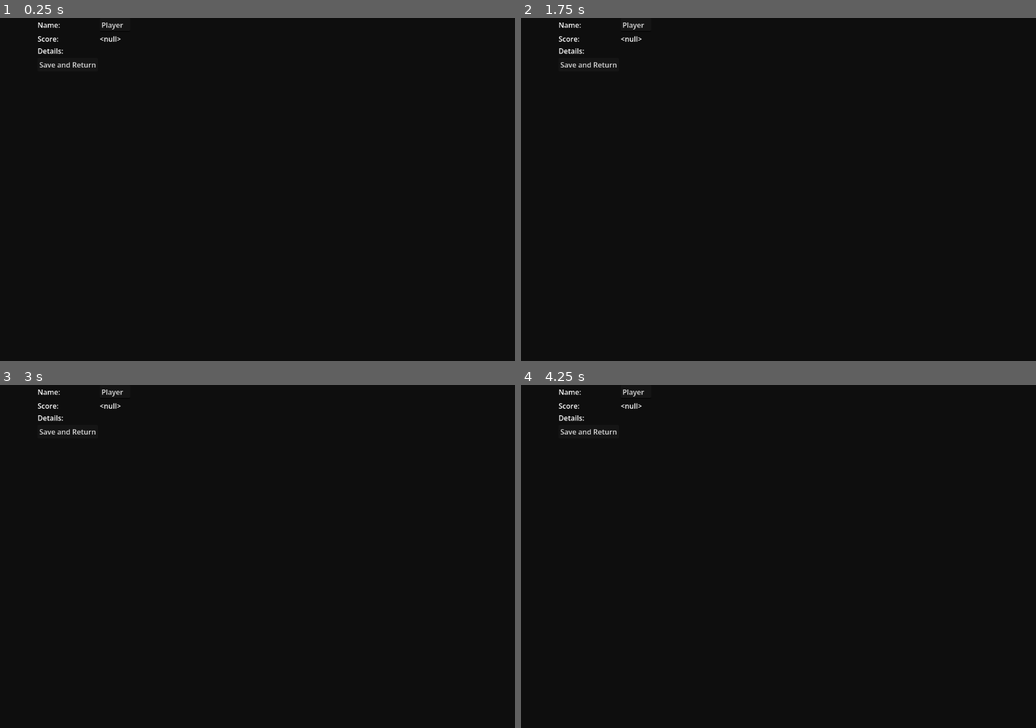
Above: before the commit, frames 1-4 (two rows, left to right).
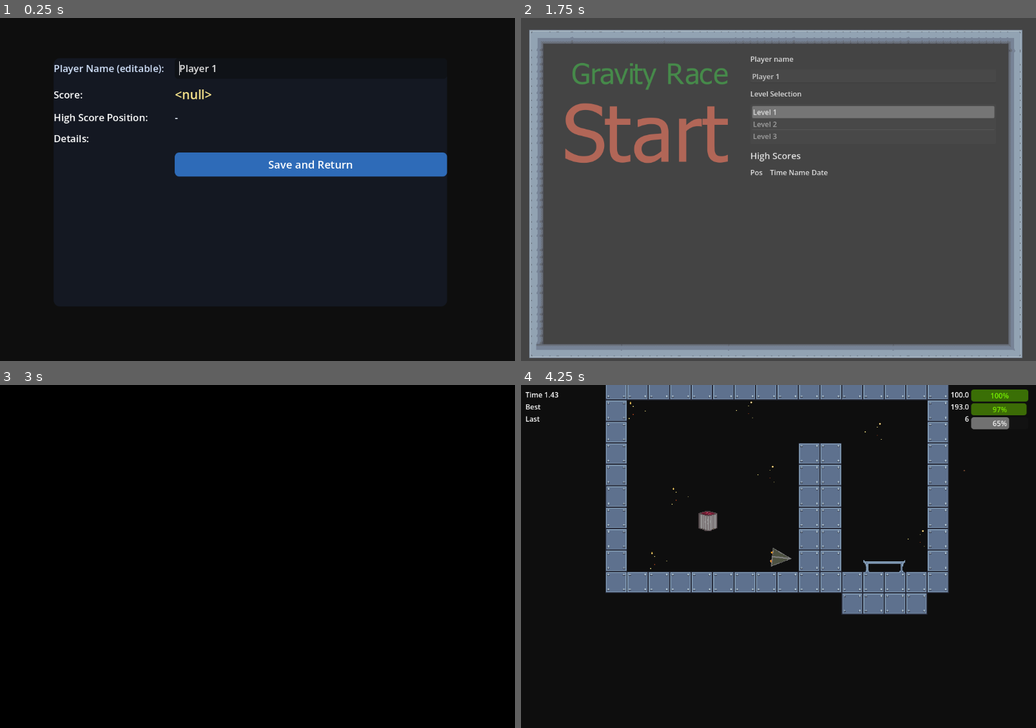
Above: after the commit, the same moments.

Repository: jacksondk/GravityRace
Game: Godot game, scene res://UIScenes/score.tscn
The game is run twice, just before and just after one commit, with the same random seed, the same clock (stepped at 60 frames per second) and the same inputs. This scene is started directly instead of the project's main scene.
Inputs (mouse positions are in pixels of both pictures, inside the frame that each line leads up to):
- Up to frame 1 (0.25 s): no input
- Up to frame 2 (1.75 s): tap Enter (ui_accept) at 0.5, 0.77, 1.52 s; hold Right (ui_right) 0.53-1.28 s; hold Down (ui_down) from 1.28 s (still down)
- Up to frame 3 (3 s): release Down (ui_down) at 2 s; click (128, 501) at 2.02 s; tap Enter (ui_accept) at 2.75 s; hold Right (ui_right) from 2.78 s (still down)
- Up to frame 4 (4.25 s): release Right (ui_right) at 3.53 s; hold Up (ui_up) from 3.53 s (still down); tap Enter (ui_accept) at 3.77 s

The runs differ from the first frame. In frame 1, 4.9% of the frame differs, in the area x 7-87%, y 1-47%; in frame 2, 100%, in the area x 0-100%, y 0-100%; in frame 3, 0.3%; in frame 4, 17%.

Commit message:
Adjust score registration page

Diff:
--- a/Scripts/score.gd
+++ b/Scripts/score.gd
@@ -10,16 +10,21 @@
 	# If there's a pending score from the last run, show it
 	pending = Highscore.get_pending_score()
 	if pending:
-		$VBox/ScoreValue.text = str(pending.get("score", 0))
+		var score_val = int(pending.get("score", 0))
+		$VBox/ScoreValue.text = str(score_val)
 		$VBox/Details.text = "Time: %d ms\nFuel: %d\nLife: %d" % [pending.get("time",0), int(pending.get("fuel",0)), int(pending.get("life",0))]
+		$VBox/PositionValue.text = _get_highscore_position_text(pending)
 		# default name from saved user name
 		$VBox/NameEdit.text = Highscore.get_user_name()
 	else:
 		$VBox/ScoreValue.text = str(Highscore.get_last_score())
 		$VBox/Details.text = ""
+		$VBox/PositionValue.text = "-"
 		$VBox/NameEdit.text = Highscore.get_user_name()
 
 	$VBox/SaveButton.pressed.connect(Callable(self, "_on_SaveButton_pressed"))
+	$VBox/NameEdit.text_submitted.connect(Callable(self, "_on_NameEdit_submitted"))
+	$VBox/NameEdit.grab_focus()
 
 
 func _process(delta):
@@ -43,3 +48,27 @@
 		# clear pending
 		Highscore.set_pending_score({})
 	goToStartScene()
+
+
+func _on_NameEdit_submitted(_new_text: String) -> void:
+	# Treat Enter in the name field as Save + Return.
+	_on_SaveButton_pressed()
+
+
+func _get_highscore_position_text(details: Dictionary) -> String:
+	var lvl = int(details.get("level", 0))
+	var score_val = int(details.get("score", 0))
+	var scores = Highscore.read_scores(lvl)
+	var name = Highscore.get_user_name()
+	scores.append([score_val, name, ""])
+	scores.sort_custom(Callable(Highscore.SortClass, "sort"))
+	var rank = -1
+	for i in range(scores.size()):
+		if int(scores[i][0]) == score_val and str(scores[i][1]) == name:
+			rank = i + 1
+			break
+	if rank < 0:
+		return "-"
+	if rank > 10:
+		return "#%d (outside top 10)" % rank
+	return "#%d" % rank
--- a/UIScenes/score.tscn
+++ b/UIScenes/score.tscn
@@ -2,45 +2,175 @@
 
 [ext_resource type="Script" uid="uid://cda7oiiaxporx" path="res://Scripts/score.gd" id="1_vf1ye"]
 
+[sub_resource type="StyleBoxFlat" id="StyleBoxFlat_panel"]
+bg_color = Color(0.08, 0.1, 0.14, 0.92)
+border_width_all = 2
+border_color = Color(0.28, 0.32, 0.4, 1)
+corner_radius_top_left = 14
+corner_radius_top_right = 14
+corner_radius_bottom_left = 14
+corner_radius_bottom_right = 14
+content_margin_left = 24
+content_margin_top = 20
+content_margin_right = 24
+content_margin_bottom = 20
+
+[sub_resource type="StyleBoxFlat" id="StyleBoxFlat_input"]
+bg_color = Color(0.06, 0.07, 0.09, 1)
+border_width_all = 2
+border_color = Color(0.45, 0.5, 0.6, 1)
+corner_radius_top_left = 8
+corner_radius_top_right = 8
+corner_radius_bottom_left = 8
+corner_radius_bottom_right = 8
+content_margin_left = 10
+content_margin_top = 6
+content_margin_right = 10
+content_margin_bottom = 6
+
+[sub_resource type="StyleBoxFlat" id="StyleBoxFlat_input_focus"]
+bg_color = Color(0.06, 0.07, 0.09, 1)
+border_width_all = 2
+border_color = Color(0.95, 0.75, 0.25, 1)
+corner_radius_top_left = 8
+corner_radius_top_right = 8
+corner_radius_bottom_left = 8
+corner_radius_bottom_right = 8
+content_margin_left = 10
+content_margin_top = 6
+content_margin_right = 10
+content_margin_bottom = 6
+
+[sub_resource type="StyleBoxFlat" id="StyleBoxFlat_button"]
+bg_color = Color(0.18, 0.42, 0.72, 1)
+border_width_all = 2
+border_color = Color(0.12, 0.3, 0.56, 1)
+corner_radius_top_left = 10
+corner_radius_top_right = 10
+corner_radius_bottom_left = 10
+corner_radius_bottom_right = 10
+content_margin_left = 16
+content_margin_top = 10
+content_margin_right = 16
+content_margin_bottom = 10
+
+[sub_resource type="StyleBoxFlat" id="StyleBoxFlat_button_hover"]
+bg_color = Color(0.22, 0.5, 0.82, 1)
+border_width_all = 2
+border_color = Color(0.12, 0.3, 0.56, 1)
+corner_radius_top_left = 10
+corner_radius_top_right = 10
+corner_radius_bottom_left = 10
+corner_radius_bottom_right = 10
+content_margin_left = 16
+content_margin_top = 10
+content_margin_right = 16
+content_margin_bottom = 10
+
+[sub_resource type="StyleBoxFlat" id="StyleBoxFlat_button_pressed"]
+bg_color = Color(0.14, 0.34, 0.6, 1)
+border_width_all = 2
+border_color = Color(0.1, 0.24, 0.44, 1)
+corner_radius_top_left = 10
+corner_radius_top_right = 10
+corner_radius_bottom_left = 10
+corner_radius_bottom_right = 10
+content_margin_left = 16
+content_margin_top = 10
+content_margin_right = 16
+content_margin_bottom = 10
+
 [node name="MarginContainer" type="MarginContainer" unique_id=1981240769]
-anchors_preset = -1
-anchor_right = 0.049000002
-anchor_bottom = 0.053000003
-offset_left = 84.0
-offset_right = 779.552
-offset_bottom = 474.296
+anchors_preset = 15
+anchor_right = 1.0
+anchor_bottom = 1.0
+offset_right = -32.0
+offset_bottom = -32.0
+grow_horizontal = 2
+grow_vertical = 2
+theme_override_constants/margin_left = 120
+theme_override_constants/margin_top = 90
+theme_override_constants/margin_right = 120
+theme_override_constants/margin_bottom = 90
 size_flags_horizontal = 3
 size_flags_vertical = 3
 mouse_filter = 0
 script = ExtResource("1_vf1ye")
 
+[node name="Card" type="PanelContainer" parent="." unique_id=503183001]
+layout_mode = 2
+size_flags_horizontal = 3
+size_flags_vertical = 3
+mouse_filter = 2
+theme_override_styles/panel = SubResource("StyleBoxFlat_panel")
+
 [node name="VBox" type="GridContainer" parent="." unique_id=481292307]
 layout_mode = 2
 columns = 2
+size_flags_horizontal = 3
+size_flags_vertical = 3
+theme_override_constants/h_separation = 24
+theme_override_constants/v_separation = 16
 
 [node name="NameLabel" type="Label" parent="VBox" unique_id=1808544837]
 layout_mode = 2
-text = "Name:"
+theme_override_font_sizes/font_size = 22
+theme_override_colors/font_color = Color(0.82, 0.88, 0.98, 1)
+text = "Player Name (editable):"
 
 [node name="NameEdit" type="LineEdit" parent="VBox" unique_id=1379561183]
+custom_minimum_size = Vector2(0, 46)
 layout_mode = 2
+size_flags_horizontal = 3
+theme_override_font_sizes/font_size = 22
+theme_override_styles/normal = SubResource("StyleBoxFlat_input")
+theme_override_styles/focus = SubResource("StyleBoxFlat_input_focus")
 placeholder_text = "Player name"
 
 [node name="ScoreLabel" type="Label" parent="VBox" unique_id=2065106575]
 layout_mode = 2
+theme_override_font_sizes/font_size = 22
 text = "Score:"
 
 [node name="ScoreValue" type="Label" parent="VBox" unique_id=209574747]
 layout_mode = 2
+theme_override_font_sizes/font_size = 28
+theme_override_colors/font_color = Color(0.98, 0.9, 0.55, 1)
 text = "0"
+
+[node name="PositionLabel" type="Label" parent="VBox" unique_id=135269464]
+layout_mode = 2
+theme_override_font_sizes/font_size = 22
+text = "High Score Position:"
+
+[node name="PositionValue" type="Label" parent="VBox" unique_id=1910670983]
+layout_mode = 2
+theme_override_font_sizes/font_size = 22
+theme_override_colors/font_color = Color(0.9, 0.94, 1, 1)
+text = "-"
 
 [node name="DetailsLabel" type="Label" parent="VBox" unique_id=557191120]
 layout_mode = 2
+theme_override_font_sizes/font_size = 22
 text = "Details:"
 
 [node name="Details" type="Label" parent="VBox" unique_id=1718675222]
 layout_mode = 2
+theme_override_font_sizes/font_size = 20
+theme_override_colors/font_color = Color(0.8, 0.86, 0.94, 1)
+autowrap_mode = 3
+
+[node name="ButtonSpacer" type="Control" parent="VBox" unique_id=1569226762]
+custom_minimum_size = Vector2(0, 10)
+layout_mode = 2
 
 [node name="SaveButton" type="Button" parent="VBox" unique_id=1864883989]
+custom_minimum_size = Vector2(0, 54)
 layout_mode = 2
+size_flags_horizontal = 3
+theme_override_font_sizes/font_size = 24
+theme_override_colors/font_color = Color(1, 1, 1, 1)
+theme_override_styles/normal = SubResource("StyleBoxFlat_button")
+theme_override_styles/hover = SubResource("StyleBoxFlat_button_hover")
+theme_override_styles/pressed = SubResource("StyleBoxFlat_button_pressed")
 text = "Save and Return"
